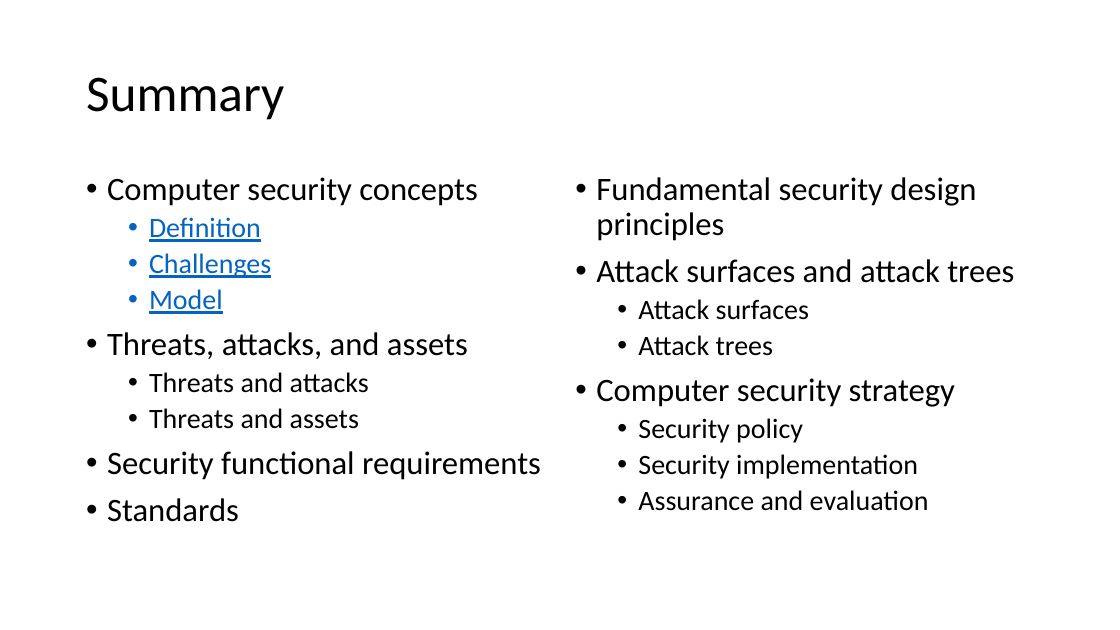
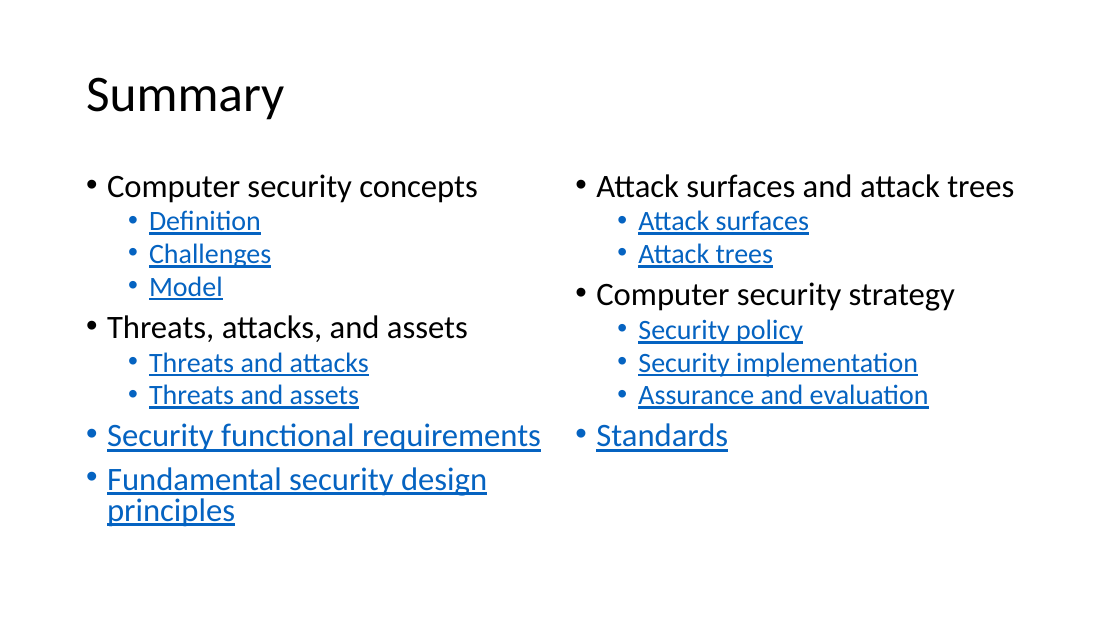
Before and after one commit to ywdeng/uscojywdeng, a slide deck: slide 77 of src/assets/1091/Security/CH01/01-overview.pptx. Drawn at 1120x630 pixels with LibreOffice and Linux fonts; fonts in the diff are those of the drawing. Boxes give left, top, right and bottom in pixels: in the first picture for what was removed or moved away, otherwise in the second. Text is boxed around its words. In the diff, an @@ line names an element or a change of style, - is before the commit and + after.

Commit message:
add security chapter 2

```diff
--- a/src/assets/1091/Security/CH01/01-overview.pptx
+++ b/src/assets/1091/Security/CH01/01-overview.pptx
@@ text at box(107, 174, 541, 452): text colour #000000 to #0563C1, underline on in "Threats and attacks", "Threats and assets", "Security functional requirements"; line spacing 0.9 to 0.8 @@
@@ text at box(596, 177, 976, 241): paragraph removed @@
-• Fundamental security design principles
@@ text at box(596, 174, 1014, 409): text colour #000000 to #0563C1, underline on in "Attack surfaces", "Attack trees", "Security policy", "Security implementation" and 1 more places; line spacing 0.9 to 0.8 @@
@@ text at box(596, 423, 728, 452): paragraph added @@
+• Standards
@@ text at box(107, 467, 487, 527): text changed; text colour #000000 to #0563C1 @@
-• Standards
+• Fundamental security design principles
```
Also in this commit, not shown: 2 other slides changed, 1 slide added, 3 other files.
